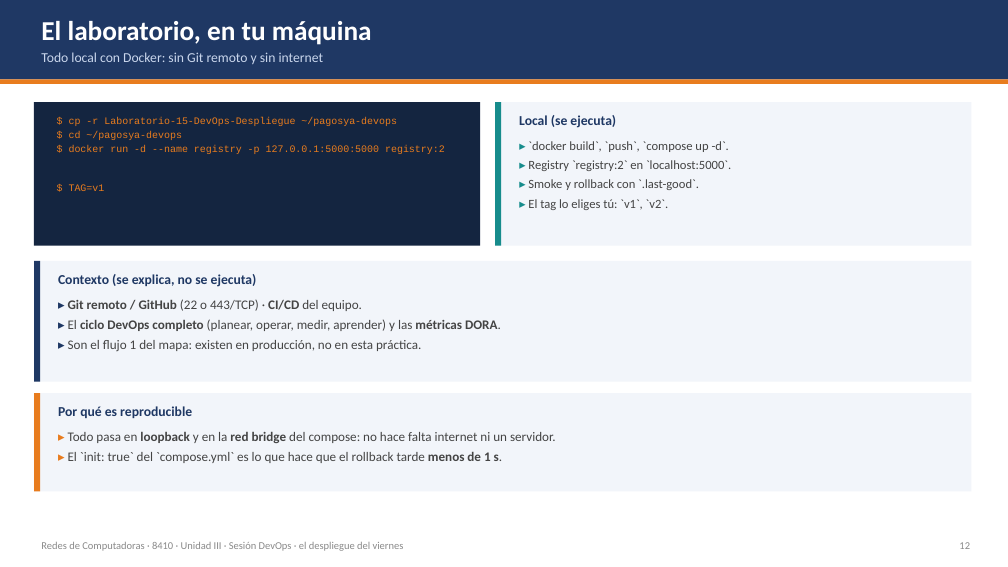
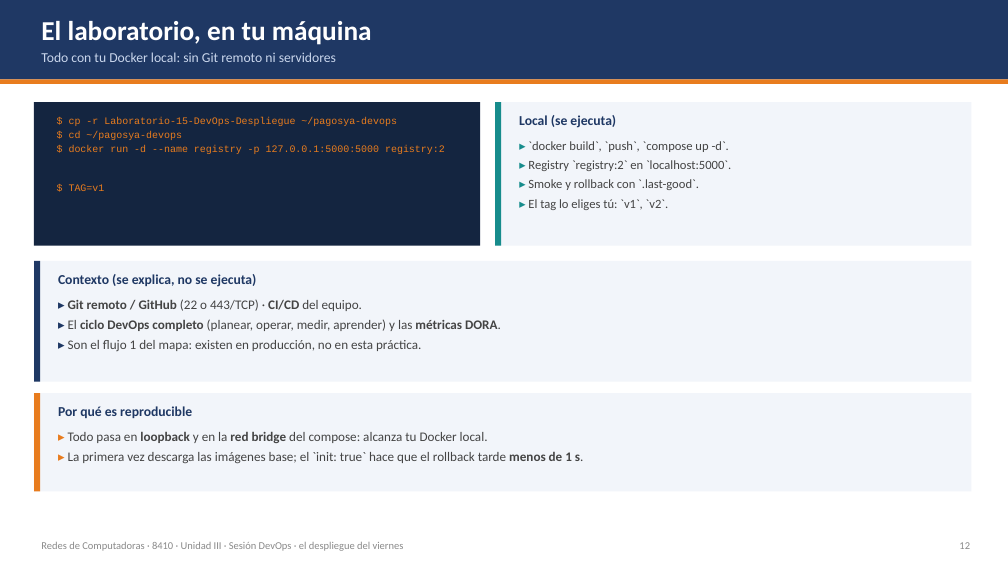
Before and after one commit to isacioutp/redes-de-computadoras-utp, a slide deck: slide 12 of Teoria-DevOps-Despliegue.pptx. Drawn at 1008x567 pixels with LibreOffice and Linux fonts; fonts in the diff are those of the drawing. Boxes give left, top, right and bottom in pixels: in the first picture for what was removed or moved away, otherwise in the second. Text is boxed around its words. In the diff, an @@ line names an element or a change of style, - is before the commit and + after.

Commit message:
Laboratorio 15: corre con el Docker local del estudiante
- Se corrige el supuesto: no es un laboratorio sin internet; la primera
  vez Docker descarga python:3.11-slim y registry:2
- La presentación y la guía dicen «con tu Docker local», no «sin internet»
- Requisitos y notas aclaran la descarga inicial de imágenes

```diff
--- a/Teoria-DevOps-Despliegue.pptx
+++ b/Teoria-DevOps-Despliegue.pptx
@@ text at [41, 52, 336, 62]: text changed @@
-Todo local con Docker: sin Git remoto y sin internet
+Todo con tu Docker local: sin Git remoto ni servidores
@@ text at [68, 432, 584, 463]: text changed @@
-▸ Todo pasa en loopback y en la red bridge del compose: no hace falta internet ni un servidor.
-▸ El `init: true` del `compose.yml` es lo que hace que el rollback tarde menos de 1 s.
+▸ Todo pasa en loopback y en la red bridge del compose: alcanza tu Docker local.
+▸ La primera vez descarga las imágenes base; el `init: true` hace que el rollback tarde menos de 1 s.
```
Also in this commit, not shown: 1 other slide changed, 4 other files.
